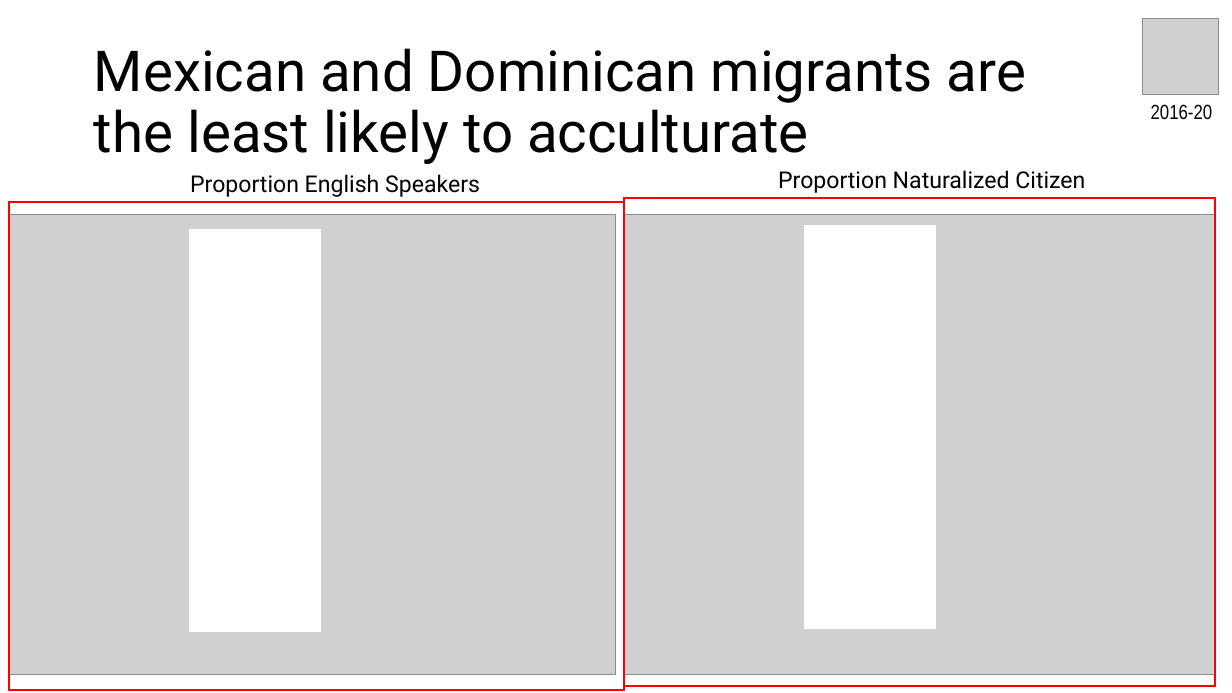
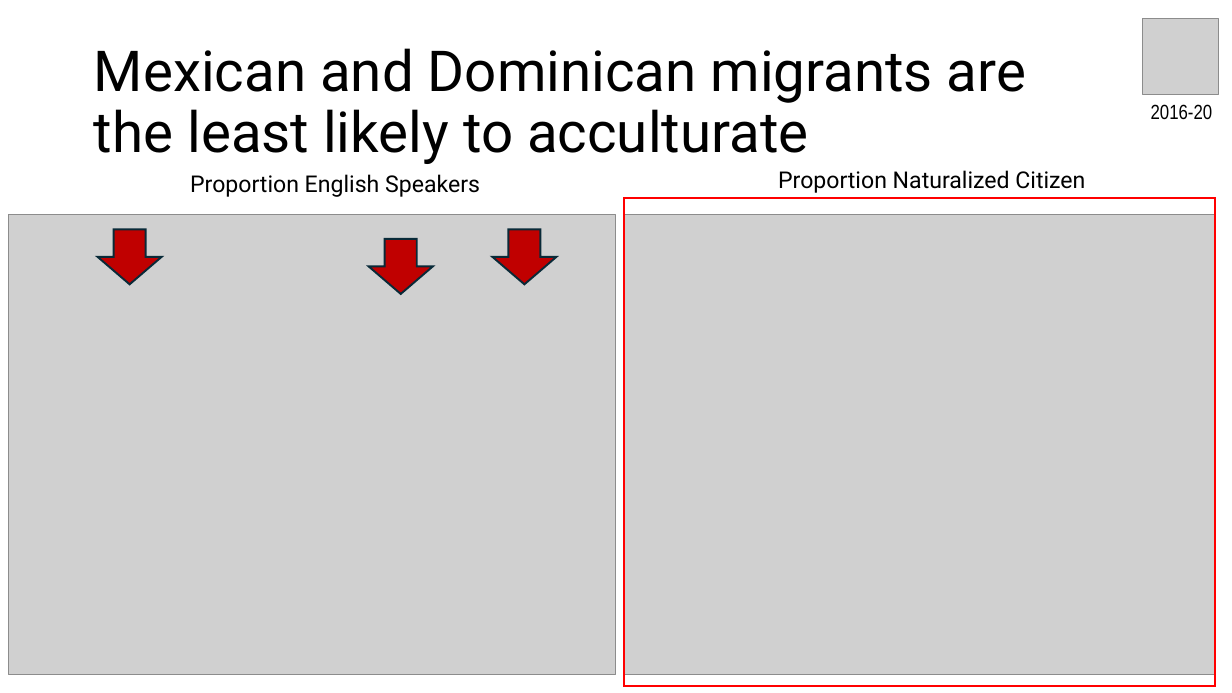
Before and after one commit to chrissoria/international_migration_ses, a slide deck: slide 8 of presentation/PAA_dow_soria_dow_2025.pptx. Drawn at 1232x693 pixels with LibreOffice and Linux fonts; fonts in the diff are those of the drawing; grey boxes stand for pictures. Boxes give left, top, right and bottom in pixels: in the first picture for what was removed or moved away, otherwise in the second. Text is boxed around its words. In the diff, an @@ line names an element or a change of style, - is before the commit and + after.

```diff
--- a/presentation/PAA_dow_soria_dow_2025.pptx
+++ b/presentation/PAA_dow_soria_dow_2025.pptx
@@ rectangle removed at bbox=[8, 202, 624, 690] @@
@@ right arrow added at bbox=[98, 229, 161, 284], fill #C00000, outline #092A39 1.5 pt @@
@@ rectangle removed at bbox=[189, 230, 320, 632] @@
@@ right arrow added at bbox=[369, 239, 433, 294], fill #C00000, outline #092A39 1.5 pt @@
@@ right arrow added at bbox=[493, 229, 557, 284], fill #C00000, outline #092A39 1.5 pt @@
@@ rectangle removed at bbox=[805, 226, 935, 628] @@
```
Also in this commit, not shown: 5 other slides changed, 12 other files.
